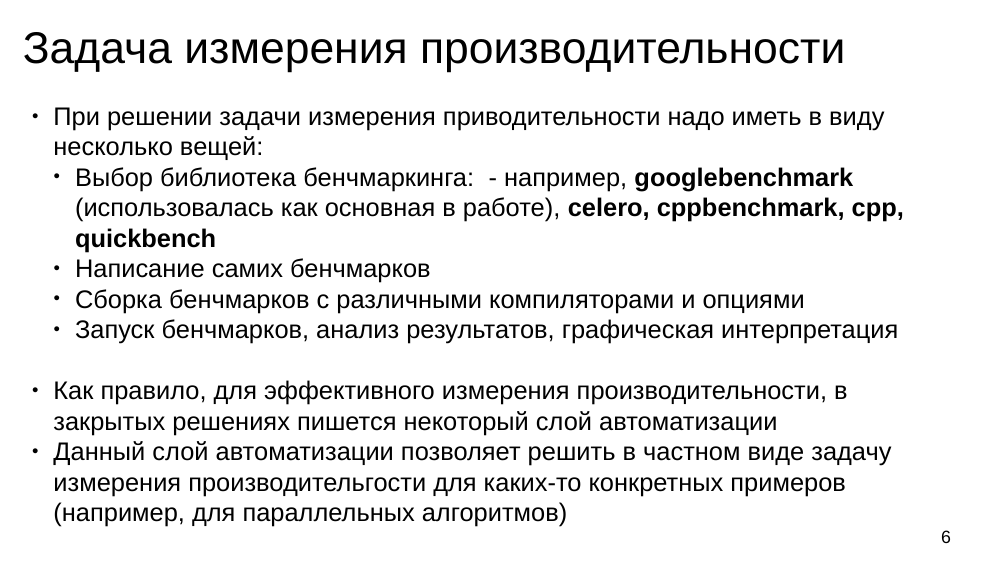
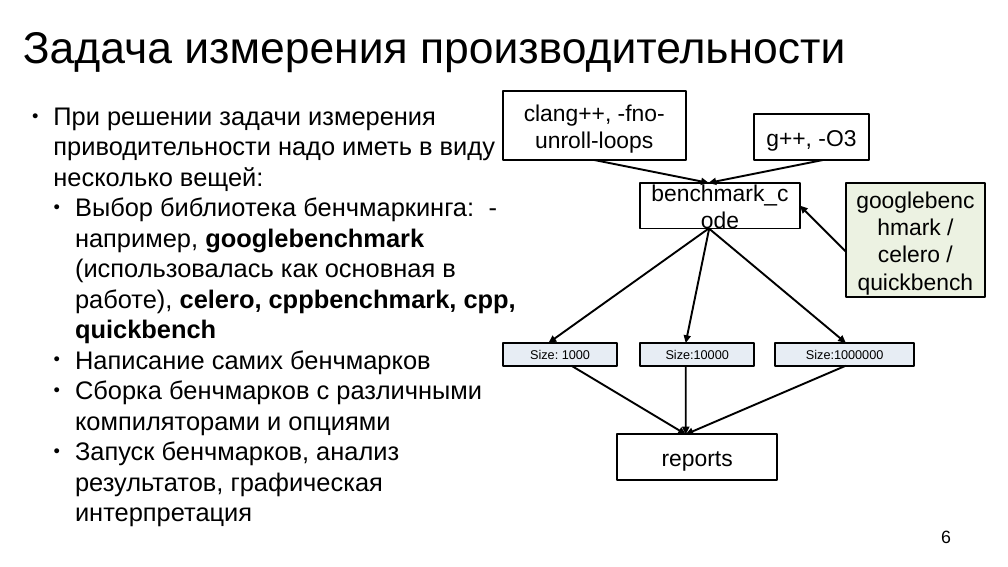
Before and after one commit to sin-diesel/stdbench, a slide deck: slide 6 of presentation/presentation.odp. Drawn at 1008x567 pixels with LibreOffice and Linux fonts; fonts in the diff are those of the drawing. Boxes give left, top, right and bottom in pixels: in the first picture for what was removed or moved away, otherwise in the second. Text is boxed around its words. In the diff, an @@ line names an element or a change of style, - is before the commit and + after.

```diff
--- a/presentation/presentation.odp
+++ b/presentation/presentation.odp
@@ rectangle added at (503,91,686,160), outline #000000 1.5 pt, 18 pt, text #000000 @@
+clang++, -fno-unroll-loops
@@ rectangle added at (755,114,869,160), outline #000000 1.5 pt, 18 pt, text #000000 @@
+g++, -O3
@@ arrow added from (595, 160) to (709, 183), #000000 1.5 pt @@
@@ arrow added from (823, 160) to (709, 183), #000000 1.5 pt @@
@@ rectangle added at (640,183,800,229), outline #000000 1.5 pt, 18 pt, text #000000 @@
+benchmark_code
@@ arrow added from (846, 252) to (800, 206), #000000 1.5 pt @@
@@ rectangle added at (846,183,985,297), fill #DDE8CB at 54% opacity, outline #000000 1.5 pt, 18 pt, text #000000 @@
+googlebenchmark / celero / quickbench
@@ arrow added from (709, 229) to (549, 343), #000000 1.5 pt @@
@@ arrow added from (710, 229) to (686, 343), #000000 1.5 pt @@
@@ arrow added from (709, 229) to (846, 343), #000000 1.5 pt @@
@@ rectangle added at (503,343,617,366), fill #B4C7DC at 31% opacity, outline #000000 1.5 pt, 10 pt, text #000000 @@
+Size: 1000
@@ rectangle added at (640,343,755,366), fill #B4C7DC at 31% opacity, outline #000000 1.5 pt, 10 pt, text #000000 @@
+Size:10000
@@ rectangle added at (776,343,915,366), fill #B4C7DC at 31% opacity, outline #000000 1.5 pt, 10 pt, text #000000 @@
+Size:1000000
@@ text at (53,380,891,527): paragraphs removed @@
-● Как правило, для эффективного измерения производительности, в закрытых решениях пишется некоторый слой автоматизации
-● Данный слой автоматизации позволяет решить в частном виде задачу измерения производительгости для каких-то конкретных примеров (например, для параллельных алгоритмов)
@@ arrow added from (572, 366) to (686, 434), #000000 1.5 pt @@
@@ arrow added from (846, 366) to (686, 434), #000000 1.5 pt @@
@@ arrow added from (686, 367) to (686, 434), #000000 1.5 pt @@
@@ rectangle added at (617,434,777,480), outline #000000 1.5 pt, 18 pt, text #000000 @@
+reports
```
Also in this commit, not shown: 4 other slides changed, 2 slides added, 2 slides removed, 3 other files.
